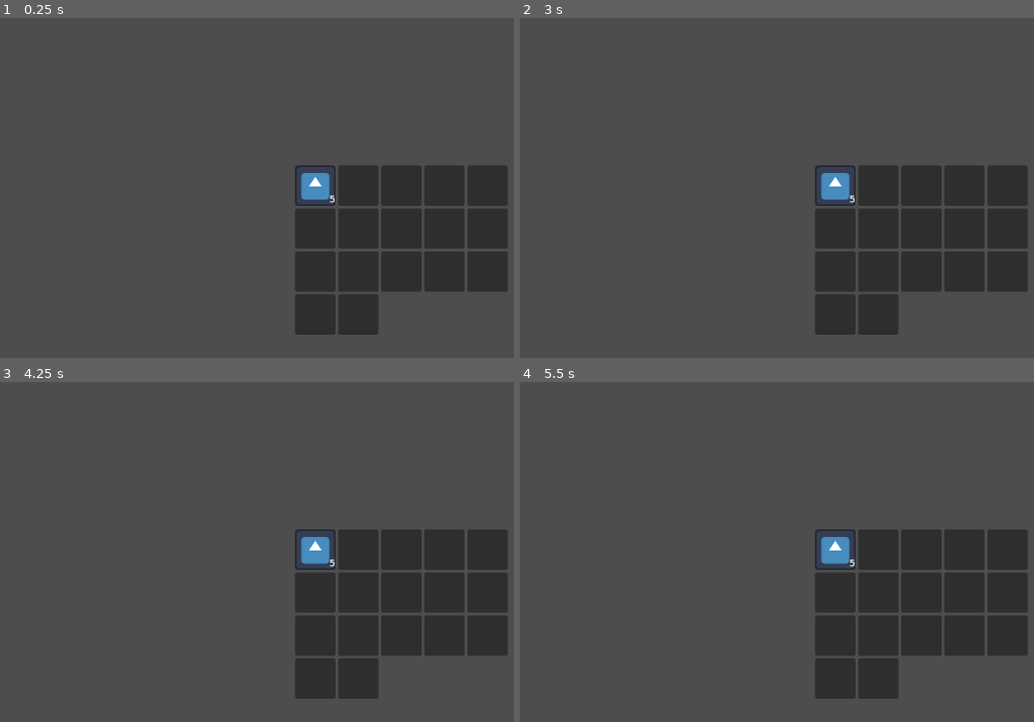
Above: before the commit, frames 1-4 (two rows, left to right).
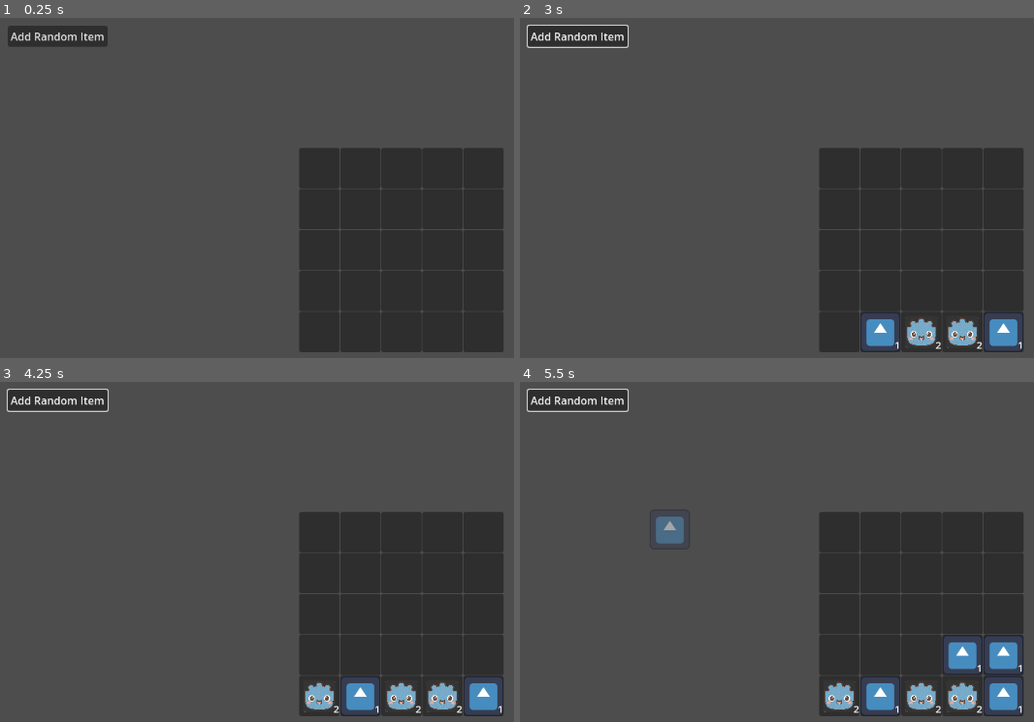
Above: after the commit, the same moments.

Repository: MarageDev/Godot-Inventory
Game: Godot game, scene res://Inventory/Inventory.tscn
Two runs of this game, one before a commit and one after it. Both use one fixed random seed, a clock stepped at 60 frames per second and the inputs below. The engine's default icon, where the game draws it, is replaced by a stand-in: a white triangle on a blue panel in a dark square.
Inputs (mouse positions are in pixels of both pictures, inside the frame that each line leads up to):
- Up to frame 1 (0.25 s): no input
- Up to frame 2 (3 s): click (576, 35) at 0.5 s, where only the run after the commit has a clickable "Add Random Item"; click (576, 35) at 1.25 s, where only the run after the commit has a clickable "Add Random Item"; click (576, 35) at 2 s, where only the run after the commit has a clickable "Add Random Item"; tap Enter at 2.75 s; move the mouse to (outside the picture) at 2.77 s; click (outside the picture) at 2.92 s
- Up to frame 3 (4.25 s): tap Space at 3.5 s; drag from (226, 616) to (344, 681) at 3.52 s
- Up to frame 4 (5.5 s): tap Enter at 4.25 s; move the mouse to (982, 497) at 4.27 s; click (982, 497) at 4.42 s; tap Space at 5 s; drag from (864, 681) to (669, 528) at 5.02 s

The runs differ from the first frame. In frame 1, 11% of the frame differs, in the area x 1-99%, y 2-99%; in frame 2, 10%; in frame 3, 11%; in frame 4, 12%, in the area x 1-99%, y 1-99%.

Commit message:
Going to change a lot of stuff so save

Diff:
--- a/inventory/Inventory/Inventory.tscn
+++ b/inventory/Inventory/Inventory.tscn
@@ -1,7 +1,6 @@
-[gd_scene load_steps=3 format=3 uid="uid://brfbvq4a0o8t4"]
+[gd_scene load_steps=2 format=3 uid="uid://brfbvq4a0o8t4"]
 
-[ext_resource type="PackedScene" uid="uid://c3whyqh3e5eeb" path="res://Inventory/Slots/slot.tscn" id="1_u6bbq"]
-[ext_resource type="Resource" uid="uid://boncrvaaeobw" path="res://Items/Test.tres" id="2_xjbm4"]
+[ext_resource type="Script" uid="uid://udsrfbella2n" path="res://Inventory/inventory.gd" id="1_u6bbq"]
 
 [node name="Inventory" type="Control"]
 layout_mode = 3
@@ -10,75 +9,36 @@
 anchor_bottom = 1.0
 grow_horizontal = 2
 grow_vertical = 2
+script = ExtResource("1_u6bbq")
+col_number = 5
+row_number = 5
+slot_node_path = "uid://c3whyqh3e5eeb"
 
-[node name="CanvasLayer" type="CanvasLayer" parent="."]
-follow_viewport_enabled = true
-
-[node name="GridContainer" type="GridContainer" parent="CanvasLayer"]
+[node name="GridContainer" type="GridContainer" parent="."]
+layout_mode = 1
 anchors_preset = 8
 anchor_left = 0.5
 anchor_top = 0.5
 anchor_right = 0.5
 anchor_bottom = 0.5
-offset_left = -8.0
-offset_top = -2.0
-offset_right = 63.0
-offset_bottom = 60.0
+offset_left = -124.5
+offset_top = -92.5
+offset_right = 179.5
+offset_bottom = 150.5
 grow_horizontal = 2
 grow_vertical = 2
 size_flags_horizontal = 3
 size_flags_vertical = 3
+theme_override_constants/h_separation = 1
+theme_override_constants/v_separation = 1
 columns = 5
 
-[node name="Slot" parent="CanvasLayer/GridContainer" instance=ExtResource("1_u6bbq")]
-layout_mode = 2
-item = ExtResource("2_xjbm4")
-amount = 5
+[node name="Button" type="Button" parent="."]
+layout_mode = 0
+offset_left = 19.0
+offset_top = 19.0
+offset_right = 98.0
+offset_bottom = 50.0
+text = "Add Random Item"
 
-[node name="Slot2" parent="CanvasLayer/GridContainer" instance=ExtResource("1_u6bbq")]
-layout_mode = 2
-
-[node name="Slot3" parent="CanvasLayer/GridContainer" instance=ExtResource("1_u6bbq")]
-layout_mode = 2
-
-[node name="Slot4" parent="CanvasLayer/GridContainer" instance=ExtResource("1_u6bbq")]
-layout_mode = 2
-
-[node name="Slot5" parent="CanvasLayer/GridContainer" instance=ExtResource("1_u6bbq")]
-layout_mode = 2
-
-[node name="Slot6" parent="CanvasLayer/GridContainer" instance=ExtResource("1_u6bbq")]
-layout_mode = 2
-
-[node name="Slot7" parent="CanvasLayer/GridContainer" instance=ExtResource("1_u6bbq")]
-layout_mode = 2
-
-[node name="Slot8" parent="CanvasLayer/GridContainer" instance=ExtResource("1_u6bbq")]
-layout_mode = 2
-
-[node name="Slot9" parent="CanvasLayer/GridContainer" instance=ExtResource("1_u6bbq")]
-layout_mode = 2
-
-[node name="Slot10" parent="CanvasLayer/GridContainer" instance=ExtResource("1_u6bbq")]
-layout_mode = 2
-
-[node name="Slot11" parent="CanvasLayer/GridContainer" instance=ExtResource("1_u6bbq")]
-layout_mode = 2
-
-[node name="Slot12" parent="CanvasLayer/GridContainer" instance=ExtResource("1_u6bbq")]
-layout_mode = 2
-
-[node name="Slot13" parent="CanvasLayer/GridContainer" instance=ExtResource("1_u6bbq")]
-layout_mode = 2
-
-[node name="Slot14" parent="CanvasLayer/GridContainer" instance=ExtResource("1_u6bbq")]
-layout_mode = 2
-
-[node name="Slot15" parent="CanvasLayer/GridContainer" instance=ExtResource("1_u6bbq")]
-layout_mode = 2
-
-[node name="Slot16" parent="CanvasLayer/GridContainer" instance=ExtResource("1_u6bbq")]
-layout_mode = 2
-
-[node name="Slot17" parent="CanvasLayer/GridContainer" instance=ExtResource("1_u6bbq")]
-layout_mode = 2
+[connection signal="pressed" from="Button" to="." method="_on_add_item_button_pressed"]
--- a/inventory/Inventory/Slots/slot.gd
+++ b/inventory/Inventory/Slots/slot.gd
@@ -1,27 +1,24 @@
 extends Control
 class_name SlotNode
 
-@export var item:ItemResource = null:
+var item:ItemResource = null:
 	set(value):
 		item = value
+
 		if value == null:
 			$Panel/Amount.text = ""
 			$Panel/Icon.texture = null
-			return
-		$Panel/Icon.texture = value.icon
+		else :
+			$Panel/Icon.texture = value.icon
+			amount = value.amount
 
-@export var amount:int = 0:
+var amount:int = 0:
 	set(value):
 		amount = value
 		$Panel/Amount.text = str(value)
-		if amount <= 0:
+		if amount <= 0 :
+			$Panel/Amount.text = ""
 			item = null
-
-func set_amount(value:int)->void:
-	amount = value
-
-func add_amount(value:int)->void:
-	amount += value
 
 func _can_drop_data(at_position: Vector2, data: Variant):
 	if "item" in data:
@@ -29,25 +26,41 @@
 	return false
 
 func _drop_data(at_position: Vector2, data: Variant):
-	var temp = item
-	item = data.item
-	data.item = temp
+	var dropped_on_slot_item = item
+	var dropped_on_slot_amount = amount
+	var source_slot_item = data.item
+	var source_slot_amount = data.amount
 
-	temp = amount
-	amount = data.amount
-	data.amount = temp
+	# Merge (stack) if same item title
+	if dropped_on_slot_item and source_slot_item and dropped_on_slot_item.title == source_slot_item.title:
+		amount += source_slot_amount
+		data.item = null
+		data.amount = 0
+	else:
+		# Swap both item and amount
+		item = source_slot_item
+		amount = source_slot_amount
+		data.item = dropped_on_slot_item
+		data.amount = dropped_on_slot_amount
+
+
+
 
 func _get_drag_data(at_position: Vector2):
 	if item:
 		var preview_texture:TextureRect = TextureRect.new()
-
 		preview_texture.texture = item.icon
-
 		preview_texture.expand_mode = TextureRect.ExpandMode.EXPAND_IGNORE_SIZE
 		preview_texture.size = $Panel.size
-		preview_texture.position= -preview_texture.size/2.
+		preview_texture.position = -preview_texture.size / 2.0
 
 		var preview:Control = Control.new()
 		preview.add_child(preview_texture)
+		preview.modulate = Color(1.0, 1.0, 1.0, 0.5)
 		set_drag_preview(preview)
 	return self
+
+func _gui_input(event):
+	if event is InputEventMouseButton and event.button_index == MOUSE_BUTTON_RIGHT and event.pressed:
+		if amount > 0:
+			amount -= 1
--- /dev/null
+++ b/inventory/Inventory/inventory.gd
@@ -0,0 +1,29 @@
+extends Control
+class_name InventoryClass
+
+@onready var grid_container: GridContainer = $GridContainer
+@export var col_number:int = 1
+@export var row_number:int = 1
+
+
+@export_file("*.tscn") var slot_node_path:String
+
+var slots_nodes:Array[SlotNode] = []
+
+
+func _ready() -> void:
+	grid_container.columns = col_number
+	for i in range(col_number*row_number):
+		var temp_slot:SlotNode = load(slot_node_path).instantiate()
+		grid_container.add_child(temp_slot)
+		slots_nodes.append(temp_slot)
+var l = [preload("res://Items/Test.tres"),preload("res://Items/Test2.tres")]
+func add_item(item:ItemResource):
+	var first_empty_slot:SlotNode
+	for i:SlotNode in slots_nodes:
+		if i.item == null : first_empty_slot = i
+	first_empty_slot.item = item
+
+
+func _on_add_item_button_pressed() -> void:
+	add_item(l[randi_range(0,len(l)-1)])
--- a/inventory/Items/Test.tres
+++ b/inventory/Items/Test.tres
@@ -9,6 +9,6 @@
 icon = ExtResource("1_y2cbo")
 description = "null"
 is_stackable = false
-amount = 5
+amount = 1
 max_stack_amount = -1
 metadata/_custom_type_script = "uid://dvi6avitlmes2"
--- /dev/null
+++ b/inventory/Items/Test2.tres
@@ -0,0 +1,14 @@
+[gd_resource type="Resource" script_class="ItemResource" load_steps=3 format=3 uid="uid://b5nmoo4wcqs78"]
+
+[ext_resource type="Texture2D" uid="uid://b3ccfx5ttvswl" path="res://ChatGPT Image 14 juin 2025, 00_21_48.png" id="1_21idf"]
+[ext_resource type="Script" uid="uid://dvi6avitlmes2" path="res://Item/ItemResource.gd" id="2_0iuo6"]
+
+[resource]
+script = ExtResource("2_0iuo6")
+title = "Test2"
+icon = ExtResource("1_21idf")
+description = "null"
+is_stackable = false
+amount = 2
+max_stack_amount = -1
+metadata/_custom_type_script = "uid://dvi6avitlmes2"
Binary file added: inventory/ChatGPT Image 14 juin 2025, 00_11_10.png
Not shown, added: inventory/ChatGPT Image 14 juin 2025, 00_11_10.png.import
Binary file added: inventory/ChatGPT Image 14 juin 2025, 00_14_38.png
Not shown, added: inventory/ChatGPT Image 14 juin 2025, 00_14_38.png.import
Binary file added: inventory/ChatGPT Image 14 juin 2025, 00_21_48.png
Not shown, added: inventory/ChatGPT Image 14 juin 2025, 00_21_48.png.import
Binary file added: inventory/ChatGPT Image 14 juin 2025, 00_23_29.png
Not shown, added: inventory/ChatGPT Image 14 juin 2025, 00_23_29.png.import
Not shown, added: inventory/Inventory/inventory.gd.uid
